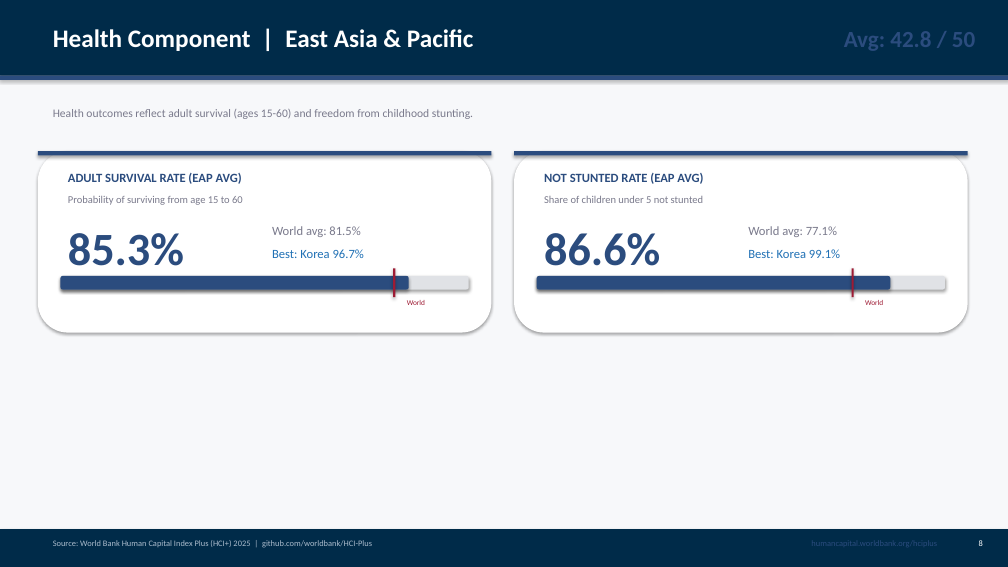
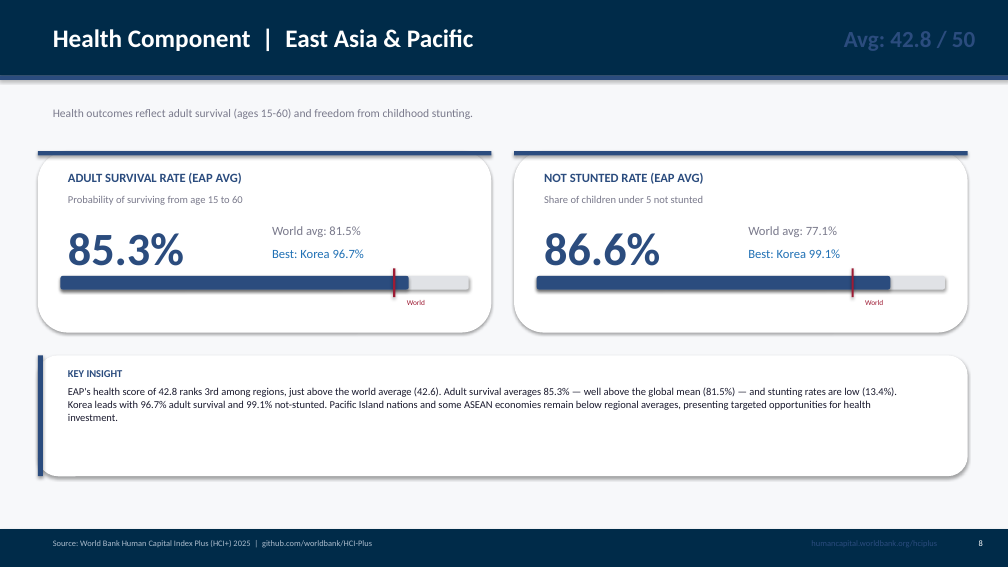
Before and after one commit to arcidiaconom/arcidiaconom.github.io, a slide deck: slide 9 of EAP_HCI_Plus_2025_v4.pptx. Drawn at 1008x567 pixels with LibreOffice and Linux fonts; fonts in the diff are those of the drawing. Boxes give left, top, right and bottom in pixels: in the first picture for what was removed or moved away, otherwise in the second. Text is boxed around its words. In the diff, an @@ line names an element or a change of style, - is before the commit and + after.

```diff
--- a/EAP_HCI_Plus_2025_v4.pptx
+++ b/EAP_HCI_Plus_2025_v4.pptx
@@ rounded rectangle added at (38,355,968,476), fill #FFFFFF @@
@@ rectangle added at (38,355,43,476), fill #2B4C7E @@
@@ text added at (68,370,123,377), 10 pt, text #2B4C7E, bold @@
+KEY INSIGHT
@@ text added at (68,387,897,421), 10 pt, text #1A1A2E @@
+EAP's health score of 42.8 ranks 3rd among regions, just above the world average (42.6). Adult survival averages 85.3% — well above the global mean (81.5%) — and stunting rates are low (13.4%). Korea leads with 96.7% adult survival and 99.1% not-stunted. Pacific Island nations and some ASEAN economies remain below regional averages, presenting targeted opportunities for health investment.
```
Also in this commit, not shown: 1 other slide changed, 1 other file.
